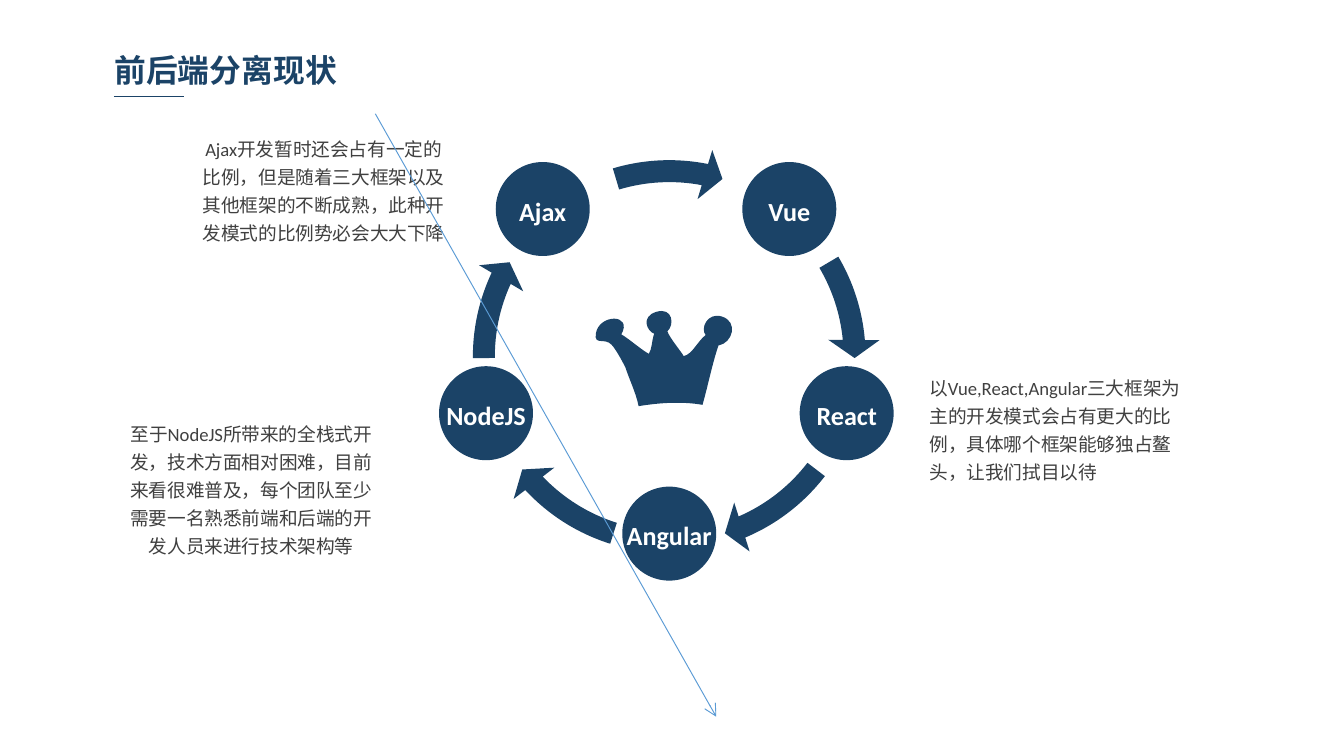
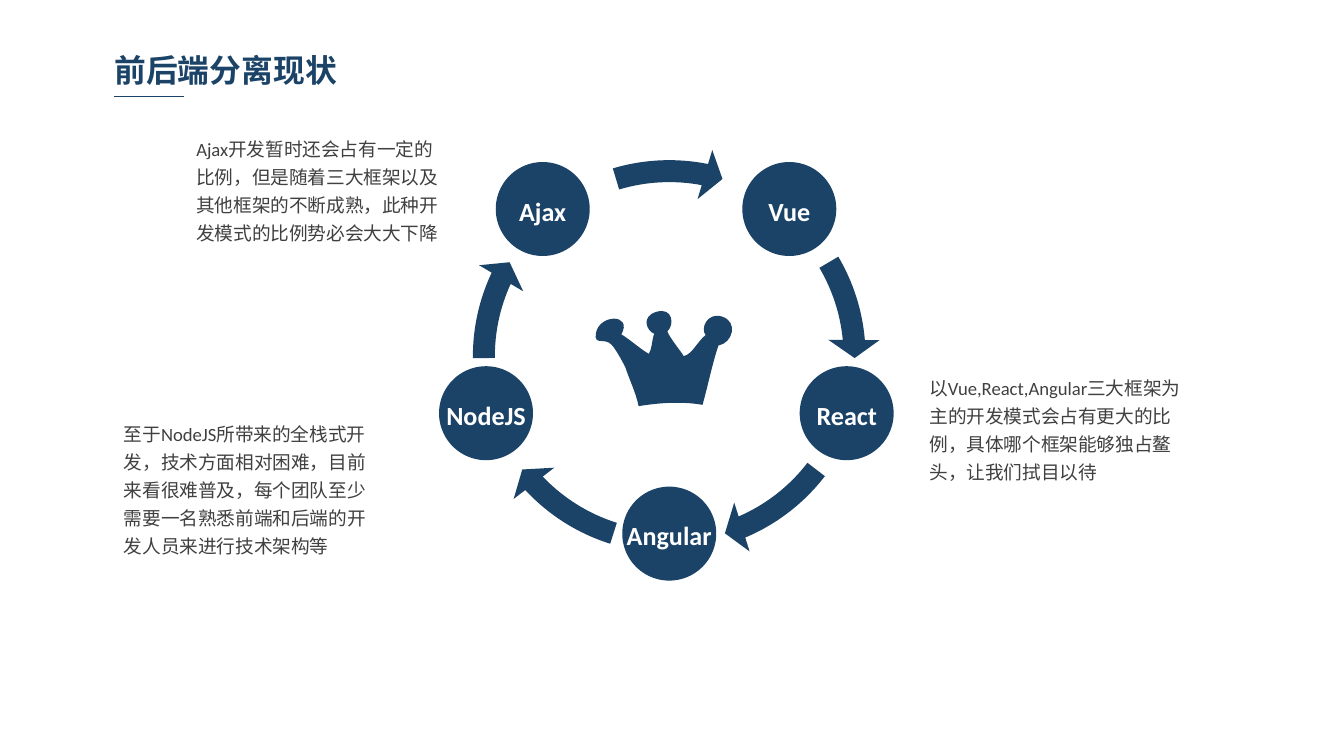
Before and after one commit to Hopingocean/Blog, a slide deck: slide 12 of 前后端分离了吗.pptx. Drawn at 1344x756 pixels with LibreOffice and Linux fonts; fonts in the diff are those of the drawing; background and template pictures are left out. Boxes give left, top, right and bottom in pixels: in the first picture for what was removed or moved away, otherwise in the second. Text is boxed around its words. In the diff, an @@ line names an element or a change of style, - is before the commit and + after.

```diff
--- a/前后端分离了吗.pptx
+++ b/前后端分离了吗.pptx
@@ arrow removed from (375, 114) to (716, 716) @@
@@ text "Ajax开发暂时还会占有一定的比例，但是随着三大框架以及其他框架的不断成熟，此种开发模式的比例势必会大大下降" at <box>196,168,438,242</box>: alignment centre to left @@
@@ text "至于NodeJS所带来的全栈式开发，技术方面相对困难，目前来看很难普及，每个团队至少需要一名熟悉前端和后端的开发人员来进 ..." at <box>124,425,366,555</box>: alignment centre to left @@
```
Also in this commit, not shown: 4 other slides changed, 1 slide added.
